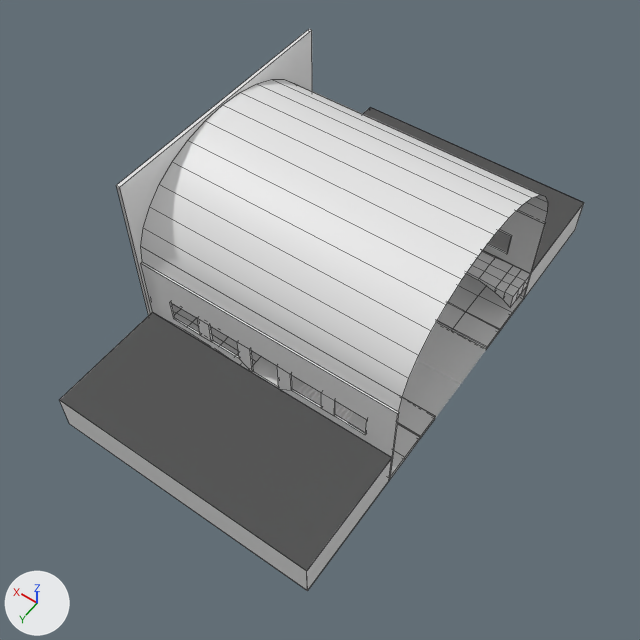
The Blender file Assets/PersonalWorkspaces/George/TrainFloor.blend as it was, and as the next commit left it.
Before and after are seen from a 50 mm lens placed at (-69.5, 107.4, 164.1), pointed at (-1.3, 11.8, 14.0). Arrows for +X, +Y and +Z are at lower left; the lights stay in place. Mesh edges are drawn as thin lines on the coarser meshes.

The first picture shows 'Dome', 'LeftWall', 'RightWalkway', 'RightWall', 'STAY OFF', 'SideFloors', 'Staircase1', 'WindowWall', 'rails', 'walkway'.
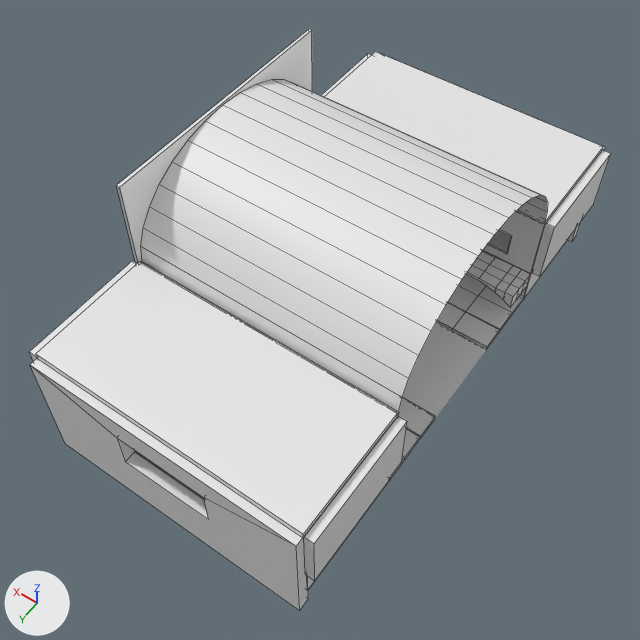
ob_cube_006 is not drawn itself; it is used by a modifier of ob_cube_003.
ob_cube_012 is not drawn itself; it is used by a modifier of ob_cube_011.

Scene script edits in JSON lines:
```json
{"op": "add", "block": "me_cube_024", "code": ["me_cube_024 = bpy.data.meshes.new('Cube.024')", "me_cube_024.from_pydata(...)  # a box spanning x -11.5..11.5, y -13.7..13.7, z -4.5..4.5"]}
{"op": "add", "block": "me_cube_023", "code": ["me_cube_023 = bpy.data.meshes.new('Cube.023')", "me_cube_023.from_pydata(...)  # a box spanning x -1.0..1.0, y -1.0..1.0, z -1.0..1.0"]}
{"op": "add", "block": "ob_cube_012", "code": ["ob_cube_012 = bpy.data.objects.new('Cube.012', me_cube_024)", "ob_cube_012.location = (0.327, 60.65, 14.86)", "ob_cube_012.rotation_euler = (0.0, 0.0, 1.571)  # degrees (0, 0, 90)", "ob_cube_012.scale = (1.0, 0.773, 1.0)", "ob_cube_012.hide_set(True)"]}
{"op": "add", "block": "ob_cube_011", "code": ["ob_cube_011 = bpy.data.objects.new('Cube.011', me_cube_023)", "ob_cube_011.location = (0.4, 58.8, 11.1)", "ob_cube_011.rotation_euler = (0.0, 0.0, 3.142)  # degrees (0, 0, 180)", "ob_cube_011.scale = (31.4, 1.44, 14.8)", "_m = ob_cube_011.modifiers.new('Boolean', 'BOOLEAN')", "_m.object = ob_cube_012"]}
{"op": "add", "block": "ob_cube_010", "code": ["ob_cube_010 = bpy.data.objects.new('Cube.010', me_cube_023.copy())", "ob_cube_010.location = (0.3, 43.9, 26.5)", "ob_cube_010.rotation_euler = (0.0, 0.0, 3.142)  # degrees (0, 0, 180)", "ob_cube_010.scale = (31.4, 14.4, 0.803)"]}
{"op": "add", "block": "ob_cube_009", "code": ["ob_cube_009 = bpy.data.objects.new('Cube.009', me_cube_023.copy())", "ob_cube_009.location = (32.8, 43.9, 18.3)", "ob_cube_009.rotation_euler = (0.0, 0.0, 3.142)  # degrees (0, 0, 180)", "ob_cube_009.scale = (1.06, 14.4, 8.03)"]}
{"op": "add", "block": "ob_cube_007", "code": ["ob_cube_007 = bpy.data.objects.new('Cube.007', me_cube_023.copy())", "ob_cube_007.location = (-32.1, 43.7, 17.9)", "ob_cube_007.rotation_euler = (0.0, 0.0, 3.142)  # degrees (0, 0, 180)", "ob_cube_007.scale = (1.06, 14.4, 8.03)"]}
{"op": "add", "block": "ob_cube_006", "code": ["ob_cube_006 = bpy.data.objects.new('Cube.006', me_cube_024.copy())", "ob_cube_006.location = (0.327, -60.65, 14.86)", "ob_cube_006.rotation_euler = (0.0, 0.0, 1.571)  # degrees (0, 0, 90)", "ob_cube_006.scale = (1.0, 0.773, 1.0)", "ob_cube_006.hide_set(True)"]}
{"op": "add", "block": "ob_cube_003", "code": ["ob_cube_003 = bpy.data.objects.new('Cube.003', me_cube_023.copy())", "ob_cube_003.location = (0.3, -59.2, 11.1)", "ob_cube_003.scale = (31.4, 1.44, 14.8)", "_m = ob_cube_003.modifiers.new('Boolean', 'BOOLEAN')", "_m.object = ob_cube_006"]}
{"op": "add", "block": "ob_cube_002", "code": ["ob_cube_002 = bpy.data.objects.new('Cube.002', me_cube_023.copy())", "ob_cube_002.location = (0.4, -44.3, 26.5)", "ob_cube_002.scale = (31.4, 14.4, 0.803)"]}
{"op": "add", "block": "ob_cube_001", "code": ["ob_cube_001 = bpy.data.objects.new('Cube.001', me_cube_023.copy())", "ob_cube_001.location = (-32.1, -44.4, 18.3)", "ob_cube_001.scale = (1.06, 14.4, 8.03)"]}
{"op": "add", "block": "ob_cube", "code": ["ob_cube = bpy.data.objects.new('Cube', me_cube_023.copy())", "ob_cube.location = (32.8, -44.1, 17.9)", "ob_cube.scale = (1.06, 14.4, 8.03)"]}
```

Pixel boxes [x1, y1, x2, y2] of what changed, in the pictures (640 x 640 px):
```json
{"object": "Cube.010", "change": "added", "after": [36, 262, 398, 538]}
{"object": "Cube.011", "change": "added", "after": [30, 358, 308, 611]}
{"object": "Cube.002", "change": "added", "after": [325, 52, 603, 223]}
{"object": "Cube.007", "change": "added", "after": [304, 416, 407, 581]}
{"object": "Cube.001", "change": "added", "after": [532, 150, 611, 276]}
{"object": "Cube.009", "change": "added", "after": [29, 260, 137, 361]}
{"object": "Cube.003", "change": "added", "after": [380, 53, 605, 242]}
{"object": "Cube", "change": "added", "after": [322, 54, 371, 97]}
{"object": "SideFloors", "change": "unchanged, covered by the edit", "before": [59, 107, 584, 591], "after": [136, 230, 575, 590]}
{"object": "LeftWall", "change": "unchanged, covered by the edit", "before": [141, 262, 399, 479], "after": [142, 262, 399, 416]}
```
